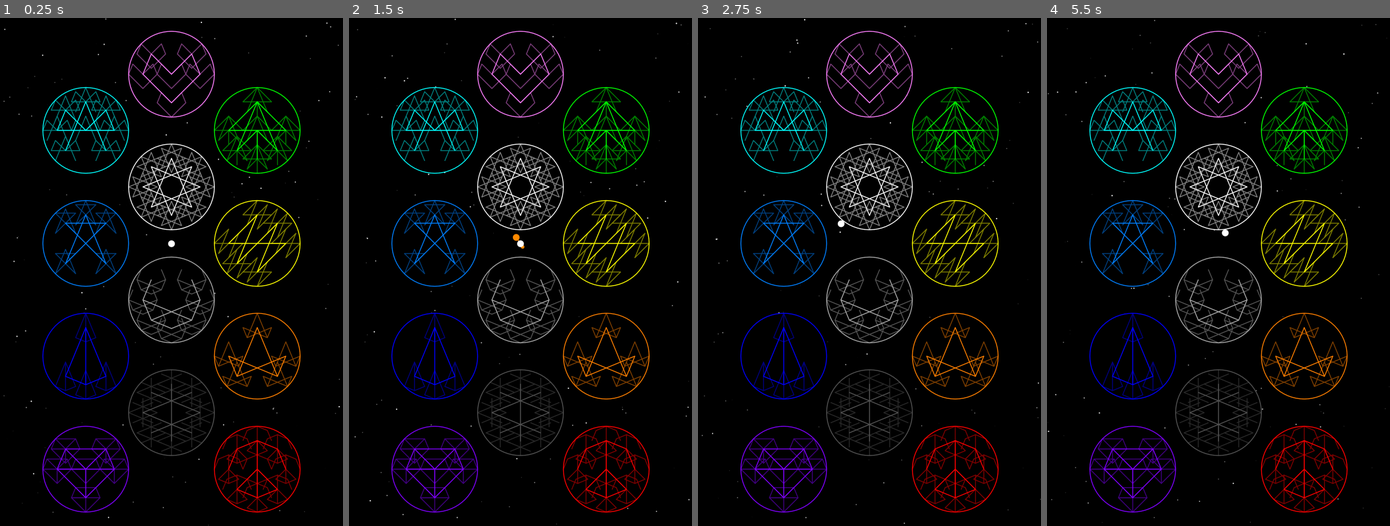
Above: before the commit, frames 1-4 (left to right).
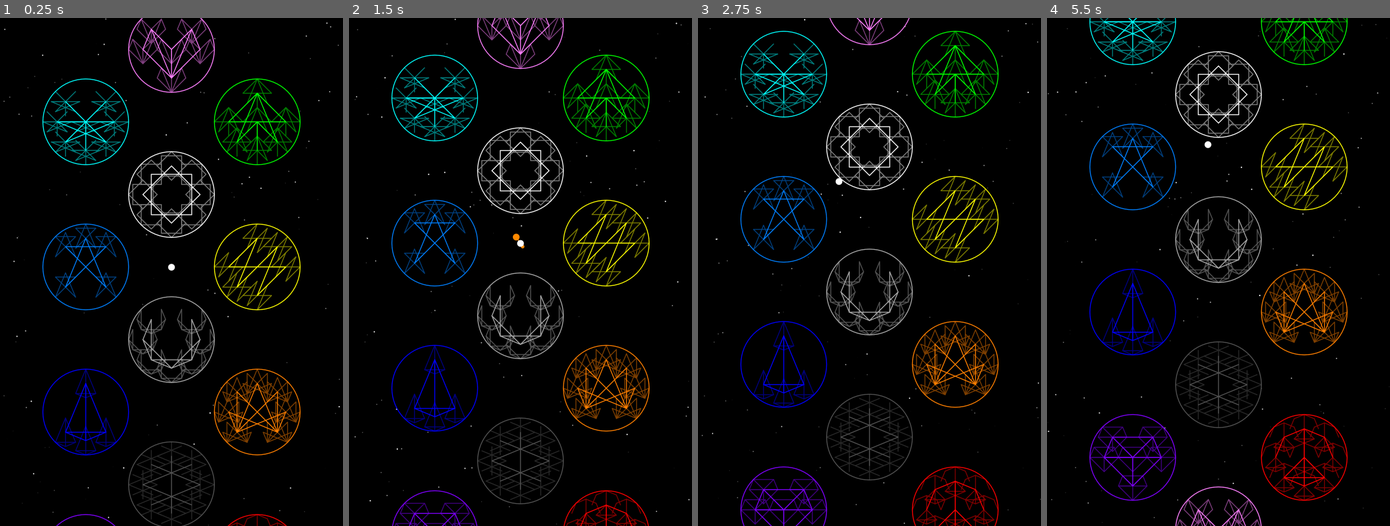
Above: after the commit, the same moments.

Repository: cursebinder22/space-golf-2d
Game: Godot game, scene res://main.tscn
Two runs of this game, one before a commit and one after it. Both use one fixed random seed, a clock stepped at 60 frames per second and the inputs below.
Inputs (mouse positions are in pixels of both pictures, inside the frame that each line leads up to):
- Up to frame 1 (0.25 s): no input
- Up to frame 2 (1.5 s): tap Enter at 0.5 s; move the mouse to (595, 246) at 0.52 s; click (595, 246) at 0.67 s; drag from (451, 297) to (503, 373) at 1.27 s
- Up to frame 3 (2.75 s): move the mouse to (903, 160) at 2.02 s; click (903, 160) at 2.17 s
- Up to frame 4 (5.5 s): drag from (1201, 373) to (1115, 195) at 2.77 s; move the mouse to (1321, 348) at 3.52 s; click (1321, 348) at 3.67 s; drag from (1115, 195) to (1167, 145) at 4.27 s; move the mouse to (1235, 272) at 5.02 s; click (1235, 272) at 5.17 s

The runs differ from the first frame. In frame 1, 19% of the frame differs, in the area x 12-88%, y 0-100%; in frame 2, 17%; in frame 3, 19%; in frame 4, 20%.

Commit message:
Scroll planets upward and change to ball edge wrapping behavior

Diff:
--- a/main.gd
+++ b/main.gd
@@ -9,6 +9,7 @@
 const max_star_radius = 1.5
 const max_star_flux = 1
 const max_star_speed = 10
+const drift_speed = 1
 
 # planets
 const planet_rim_width = 1.5
@@ -17,7 +18,7 @@
 
 # ball
 @onready var ball = {
-	'position': Vector2(view_size.x / 2, 4 * view_size.y / 9),
+	'position': Vector2(view_size.x / 2, view_size.y / 2),
 	'speed': 0,
 	'direction': Vector2.ZERO,
 	'radius': 10,
@@ -51,11 +52,11 @@
 		'pattern': {
 			0: [1],
 			1: [2],
-			2: [3,6],
+			2: [3,'C'],
 			3: [4],
 			4: [],
-			5: [6,'C'],
-			6: [7],
+			5: [6,7,'C'],
+			6: [7,'C'],
 			7: ['C'],
 			'C': []
 		}
@@ -72,7 +73,9 @@
 		'realm': 'chaos',
 		'pattern': {
 			0: [5,7],
+			1: [5,7],
 			2: [5,7],
+			3: [5,7],
 			4: [5,7],
 			5: [],
 			7: []
@@ -124,17 +127,17 @@
 		'order': 5,
 		'color': Color(0,1,1),
 		'color_name': 'cyan',
-		'symbol': 'cloud',
+		'symbol': 'creature',
 		'aspect': 'freedom',
 		'realm': 'heaven',
 		'pattern': {
-			0: [1,4],
+			0: [4,5],
 			1: ['C'],
-			2: [5,7],
-			3: [4,'C'],
-			4: [],
-			5: [],
-			7: [],
+			3: ['C'],
+			4: [7,'C'],
+			5: ['C'],
+			6: ['C'],
+			7: ['C'],
 			'C': []
 		}
 	},
@@ -168,7 +171,7 @@
 		'realm': 'depths',
 		'pattern': {
 			2: [5,6,7],
-			5: [6],
+			5: [6,7],
 			6: [7],
 			7: []
 		}
@@ -204,10 +207,10 @@
 		'realm': 'family',
 		'pattern': {
 			0: [1,6],
-			1: ['C'],
-			3: [4,'C'],
+			1: [6,'C'],
+			3: [4,6,'C'],
 			4: [6],
-			6: [],
+			6: ['C'],
 			'C': []
 		}
 	},
@@ -222,12 +225,12 @@
 		'aspect': 'clarity',
 		'realm': 'space',
 		'pattern': {
-			0: [3,5],
-			1: [4,6],
-			2: [5,7],
-			3: [6],
-			4: [7],
-			5: [],
+			0: [2,6],
+			1: [3,7],
+			2: [4],
+			3: [5],
+			4: [6],
+			5: [7],
 			6: [],
 			7: []
 		}
@@ -243,11 +246,11 @@
 		'aspect': 'presence',
 		'realm': 'gravity',
 		'pattern': {
-			0: [1,5,7],
-			1: [],
-			3: [4],
-			4: [5,7],
-			5: [6],
+			0: [1,6,7],
+			1: [7],
+			3: [4,5],
+			4: [5,6],
+			5: [6,7],
 			6: [7],
 			7: []
 		}
@@ -292,7 +295,7 @@
 	for i in range(total_planets):
 		var element = Element.values()[i]
 		var planet_x = view_size.x / 4 + elements[element].column * view_size.x / 4
-		var planet_y = view_size.y / 9 + elements[element].row * view_size.y / 9
+		var planet_y = elements[element].row * view_size.y / 7 + view_size.y / 14
 		planets.append({
 			'position': Vector2(planet_x, planet_y),
 			'radius': min(view_size.x, view_size.y) / 8,
@@ -319,17 +322,12 @@
 	if Input.is_mouse_button_pressed(MOUSE_BUTTON_LEFT):
 		click_drag_pos = get_global_mouse_position()
 
-	# ball gravity physics if it has touched a planet since last launch
-	if ball.planet != null:
-		var altitude = ball.position.distance_to(ball.planet.position) - ball.planet.radius
-		ball.gravity = 10 * (-ball.position + ball.planet.position).normalized() / altitude
-		var xv = ball.speed * ball.direction.x + ball.gravity.x
-		var yv = ball.speed * ball.direction.y + ball.gravity.y
-		ball.speed = sqrt(xv**2 + yv**2)
-		ball.direction = Vector2(xv, yv).normalized()
-	ball.position += ball.speed * ball.direction
-
 	for planet in planets:
+		# drift upward, wrap around screen
+		planet.position.y -= drift_speed
+		if planet.position.y <= -planet.radius:
+			planet.position.y += view_size.y * 8/7
+
 		var dist = ball.position.distance_to(planet.position)
 		var min_dist = ball.radius + planet.radius + planet_rim_width
 		# if touching planet, apply gravity
@@ -343,15 +341,33 @@
 			var angle_to_tangent = -ball.direction.angle_to(planet_to_ball_dir)
 			ball.direction = -ball.direction.rotated(-angle_to_tangent * 2)
 
-	# bounce ball on screen edges
-	if ball.position.x < ball.radius \
-	or ball.position.x > view_size.x - ball.radius \
-	or ball.position.y < ball.radius \
-	or ball.position.y > view_size.y - ball.radius:
-		ball.position.x = clamp(ball.position.x, ball.radius, view_size.x - ball.radius)
-		ball.position.y = clamp(ball.position.y, ball.radius, view_size.y - ball.radius)
-		ball.speed *= .1
-		ball.direction *= -1
+	# ball gravity physics if it has touched a planet since last launch
+	ball.position.y -= drift_speed
+	if ball.planet != null:
+		var altitude = ball.position.distance_to(ball.planet.position) - ball.planet.radius
+		ball.gravity = 10 * (-ball.position + ball.planet.position).normalized() / altitude
+		var xv = ball.speed * ball.direction.x + ball.gravity.x
+		var yv = ball.speed * ball.direction.y + ball.gravity.y
+		ball.speed = sqrt(xv**2 + yv**2)
+		ball.direction = Vector2(xv, yv).normalized()
+	ball.position += ball.speed * ball.direction
+
+	# wrap ball around screen edges
+	if ball.position.x <= -ball.radius:
+		ball.position.x += view_size.x + ball.radius * 2
+		ball.planet = null
+		ball.color.a = 0
+	if ball.position.x >= view_size.x + ball.radius:
+		ball.position.x -= view_size.x + 2 * ball.radius
+		ball.planet = null
+		ball.color.a = 0
+	if ball.position.y <= -ball.radius:
+		ball.position.y += ball.radius * 2 + view_size.y
+		ball.planet = null
+		ball.color.a = 0
+	if ball.position.y >= view_size.y + ball.radius:
+		ball.position.y -= ball.radius * 2 + view_size.y
+		ball.planet = null
 		ball.color.a = 0
 
 	for star in stars:
@@ -462,4 +478,4 @@
 	draw_circle(ball.position, ball.radius, ball.color, true, -1.0, true)
 	ball.color.v = clamp(ball.color.v + .01, 0, 1)
 	ball.color.s = clamp(ball.color.s - .01, 0, 1)
-	ball.color.a = clamp(ball.color.a + .01, 0, 1)
+	ball.color.a = clamp(ball.color.a + .1, 0, 1)
